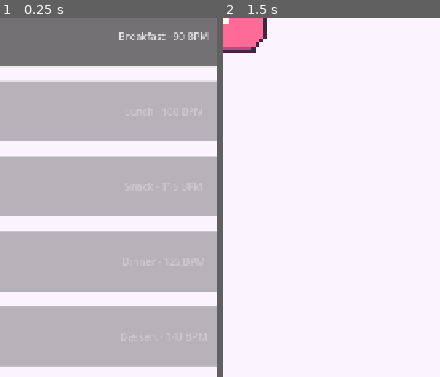
Above: before the commit, frames 1-2 (left to right).
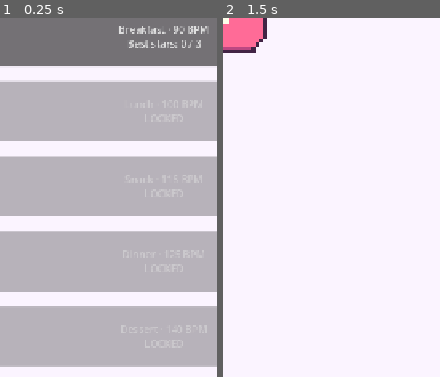
Above: after the commit, the same moments.

Repository: shzzzt/beatbites
Game: Godot game, scene res://scenes/ui/LevelSelect.tscn
Same seed, same stepped clock (60 frames per second), same inputs: the game is played once before the commit and once after it. Sound files missing from this copy of the repository are replaced by a short silence.
Inputs (mouse positions are % of the whole screen's width and height, from its top left):
- Up to frame 1 (0.25 s): no input
- Up to frame 2 (1.5 s): click "Breakfast · 90 BPM" (after the commit: "Breakfast · 90 BPM Best stars…") at 0.5 s; move the mouse to (73, 50) at 1.27 s; click (73, 50) at 1.42 s
The pictures show only the part of the screen within x 12-62%, y 19-69%; the shares and areas given below are measured in that part.

The runs differ from the first frame. In frame 1, 1.1% of the frame differs, in the area x 54-97%, y 2-9%; in frame 2, nothing differs.

Commit message:
Display saved star ratings and locked meal labels

Diff:
--- a/scripts/LevelSelects.gd
+++ b/scripts/LevelSelects.gd
@@ -15,6 +15,13 @@
 		var level: int = index + 1 # Array index 0 means level 1.
 		meals[index].disabled = level > GameState.unlocked_level
 
+		if meals[index].disabled:
+			meals[index].text += "\nLOCKED" # Explain the disabled button.
+		else:
+			# Read this meal's best rating, defaulting to zero.
+			var stars: int = int(GameState.best_stars.get(level, 0))
+			meals[index].text += "\nBest stars: %d / 3" % stars
+
 	# Connect Breakfast now; we'll connect other meals as we build them.
 	meals[0].pressed.connect(_on_breakfast_pressed)
 	meals[1].pressed.connect(_on_lunch_pressed) # Index 1 is Lunch.
